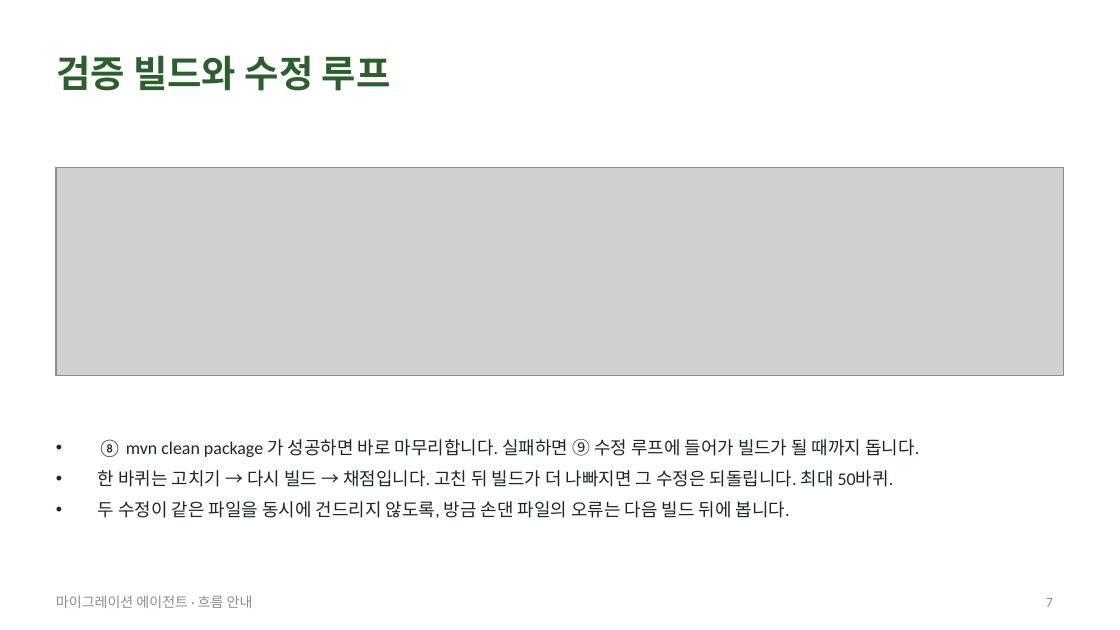
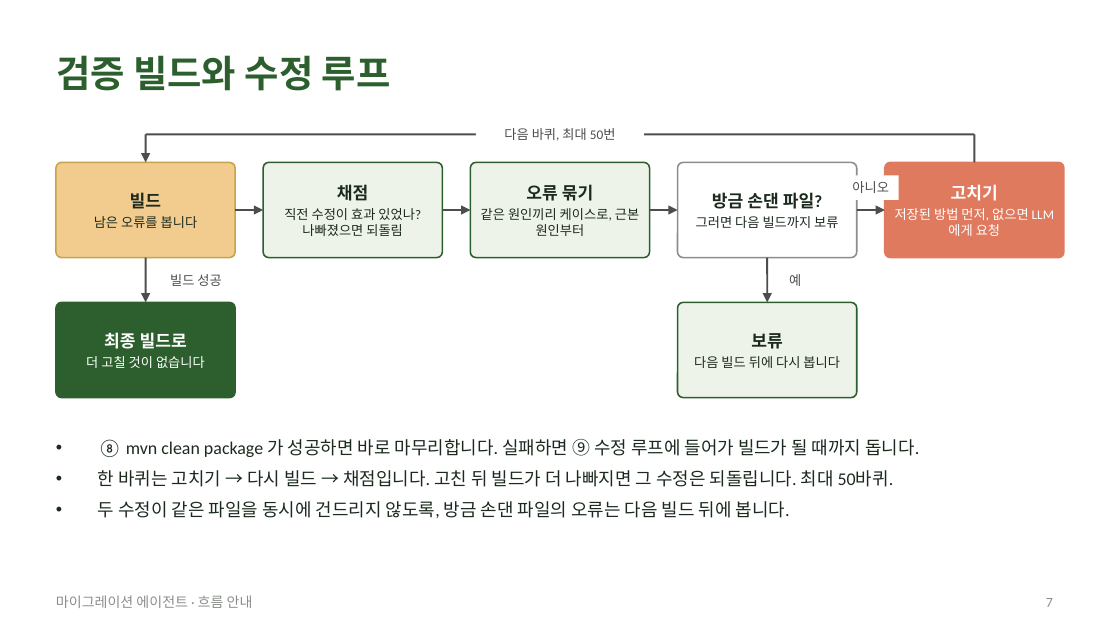
Before and after one commit to acandiatale/tutu, a slide deck: slide 7 of docs/migration-agent/migration-agent.pptx. Drawn at 1120x630 pixels with LibreOffice and Linux fonts; fonts in the diff are those of the drawing; grey boxes stand for pictures. Boxes give left, top, right and bottom in pixels: in the first picture for what was removed or moved away, otherwise in the second. Text is boxed around its words. In the diff, an @@ line names an element or a change of style, - is before the commit and + after.

```diff
--- a/docs/migration-agent/migration-agent.pptx
+++ b/docs/migration-agent/migration-agent.pptx
@@ line added from (974, 134) to (146, 134), #4A4F4A 1.25 pt @@
@@ arrow added from (146, 134) to (146, 162), #4A4F4A 1.25 pt @@
@@ text added at bbox=[504, 128, 616, 141], 8.5 pt, text #4A4F4A @@
+다음 바퀴, 최대 50번
@@ line added from (974, 162) to (974, 134), #4A4F4A 1.25 pt @@
@@ picture removed at bbox=[56, 168, 1064, 376] @@
@@ rounded rectangle added at bbox=[56, 162, 235, 258], fill #F2CC8F, outline #C9A24C 1 pt, 8.5 pt, text #1C2A1E @@
+빌드
+남은 오류를 봅니다
@@ rounded rectangle added at bbox=[263, 162, 442, 258], fill #EEF3EA, outline #2C5F2D 1 pt, 8.5 pt, text #1C2A1E @@
+채점
+직전 수정이 효과 있었나? 나빠졌으면 되돌림
@@ rounded rectangle added at bbox=[470, 162, 650, 258], fill #EEF3EA, outline #2C5F2D 1 pt, 8.5 pt, text #1C2A1E @@
+오류 묶기
+같은 원인끼리 케이스로, 근본 원인부터
@@ rounded rectangle added at bbox=[678, 162, 857, 258], fill #FFFFFF, outline #8A8F8A 1 pt, 8.5 pt, text #1C2A1E @@
+방금 손댄 파일?
+그러면 다음 빌드까지 보류
@@ rectangle added at bbox=[843, 175, 899, 199], fill #FFFFFF, 8.5 pt, text #4A4F4A @@
+아니오
@@ rounded rectangle added at bbox=[885, 162, 1064, 258], fill #E07A5F, outline #E07A5F 1 pt, 8.5 pt, text #FFFFFF @@
+고치기
+저장된 방법 먼저, 없으면 LLM 에게 요청
@@ arrow added from (235, 211) to (263, 211), #4A4F4A 1.25 pt @@
@@ arrow added from (442, 211) to (470, 211), #4A4F4A 1.25 pt @@
@@ arrow added from (650, 211) to (678, 211), #4A4F4A 1.25 pt @@
@@ arrow added from (857, 211) to (885, 211), #4A4F4A 1.25 pt @@
@@ arrow added from (146, 258) to (146, 302), #4A4F4A 1.25 pt @@
@@ arrow added from (767, 258) to (767, 302), #4A4F4A 1.25 pt @@
@@ text added at bbox=[170, 274, 221, 286], 8.5 pt, text #4A4F4A @@
+빌드 성공
@@ text added at bbox=[789, 274, 801, 286], 8.5 pt, text #4A4F4A @@
+예
@@ rounded rectangle added at bbox=[56, 302, 235, 398], fill #2C5F2D, outline #2C5F2D 1 pt, 8.5 pt, text #FFFFFF @@
+최종 빌드로
+더 고칠 것이 없습니다
@@ rounded rectangle added at bbox=[678, 302, 857, 398], fill #EEF3EA, outline #2C5F2D 1 pt, 8.5 pt, text #1C2A1E @@
+보류
+다음 빌드 뒤에 다시 봅니다
```
Also in this commit, not shown: 3 other slides changed, 40 other files.
